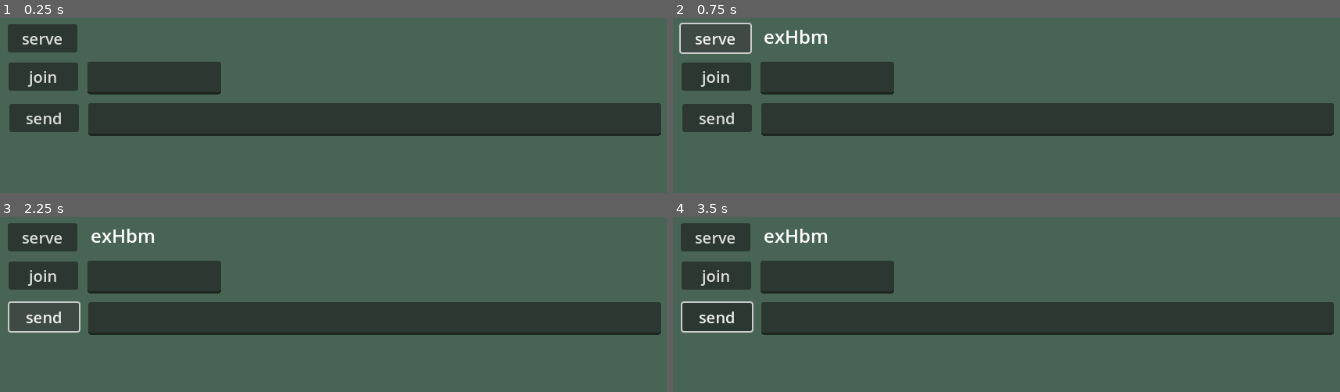
Above: before the commit, frames 1-4 (two rows, left to right).
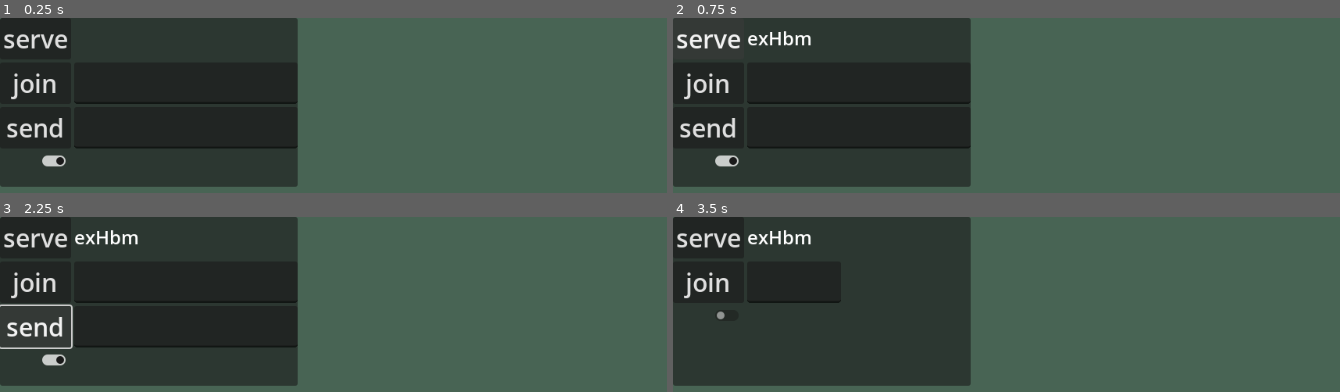
Above: after the commit, the same moments.

Repository: JosePedroDias/godot-peer-mp-with-tube
Game: Godot game, scene res://scenes/main.tscn
Same seed, same stepped clock (60 frames per second), same inputs: the game is played once before the commit and once after it.
Inputs (mouse positions are in pixels of both pictures, inside the frame that each line leads up to):
- Up to frame 1 (0.25 s): no input
- Up to frame 2 (0.75 s): click "serve" at 0.5 s
- Up to frame 3 (2.25 s): click "join" at 1.25 s; click "send" at 2 s
- Up to frame 4 (3.5 s): click (706, 360) at 2.77 s

The runs differ from the first frame. In frame 1, 40% of the frame differs, in the area x 0-100%, y 0-97%; in frame 2, 40%; in frame 3, 41%; in frame 4, 40%.

Commit message:
refactor p2p form

Diff:
--- a/scenes/main.tscn
+++ b/scenes/main.tscn
@@ -14,6 +14,8 @@
 context = ExtResource("2_0wfyh")
 metadata/_custom_type_script = "uid://cy006uvidc4y"
 
-[node name="P2Pform" parent="." instance=ExtResource("4_jyhfs")]
+[node name="Terrain" parent="." instance=ExtResource("5_tbgi4")]
 
-[node name="Terrain" parent="." instance=ExtResource("5_tbgi4")]
+[node name="CanvasLayer" type="CanvasLayer" parent="."]
+
+[node name="P2Pform" parent="CanvasLayer" instance=ExtResource("4_jyhfs")]
--- a/scenes/p2pform.tscn
+++ b/scenes/p2pform.tscn
@@ -1,58 +1,49 @@
-[gd_scene load_steps=2 format=3 uid="uid://xou70oxixef3"]
+[gd_scene load_steps=3 format=3 uid="uid://xou70oxixef3"]
 
+[ext_resource type="Theme" uid="uid://phsi48v7n15o" path="res://themes/my_theme.tres" id="1_7aom0"]
 [ext_resource type="Script" uid="uid://bv6xlwnihtru3" path="res://scripts/p2pform.gd" id="1_wabmg"]
 
-[node name="P2Pform" type="Node2D"]
+[node name="P2Pform" type="PanelContainer"]
+offset_right = 381.0
+offset_bottom = 216.0
+size_flags_horizontal = 4
+size_flags_vertical = 4
+theme = ExtResource("1_7aom0")
 script = ExtResource("1_wabmg")
 
-[node name="ServeLabel" type="Label" parent="."]
-offset_left = 116.0
-offset_top = 7.0
-offset_right = 286.0
-offset_bottom = 41.0
+[node name="GridContainer" type="GridContainer" parent="."]
+layout_mode = 2
+columns = 2
+
+[node name="ServeButton" type="Button" parent="GridContainer"]
+layout_mode = 2
+text = "serve"
+
+[node name="ServeLabel" type="Label" parent="GridContainer"]
+layout_mode = 2
 theme_override_font_sizes/font_size = 24
 
-[node name="ServeButton" type="Button" parent="."]
-offset_left = 10.0
-offset_top = 8.0
-offset_right = 99.0
-offset_bottom = 41.0
-theme_override_font_sizes/font_size = 20
-text = "serve"
-
-[node name="JoinButton" type="Button" parent="."]
-offset_left = 11.0
-offset_top = 57.0
-offset_right = 100.0
-offset_bottom = 93.0
-theme_override_font_sizes/font_size = 20
+[node name="JoinButton" type="Button" parent="GridContainer"]
+layout_mode = 2
 text = "join"
 
-[node name="ClientLineEdit" type="LineEdit" parent="."]
-offset_left = 112.0
-offset_top = 56.0
-offset_right = 283.0
-offset_bottom = 98.0
-theme_override_font_sizes/font_size = 24
+[node name="ClientLineEdit" type="LineEdit" parent="GridContainer"]
+layout_mode = 2
 
-[node name="SendButton" type="Button" parent="."]
-offset_left = 12.0
-offset_top = 110.0
-offset_right = 101.0
-offset_bottom = 146.0
-theme_override_font_sizes/font_size = 20
+[node name="SendButton" type="Button" parent="GridContainer"]
+layout_mode = 2
 text = "send"
 
-[node name="SendLineEdit" type="LineEdit" parent="."]
-offset_left = 113.0
-offset_top = 109.0
-offset_right = 846.0
-offset_bottom = 151.0
-theme_override_font_sizes/font_size = 24
+[node name="SendLineEdit" type="LineEdit" parent="GridContainer"]
+layout_mode = 2
+size_flags_horizontal = 3
 
-[node name="LogLabel" type="Label" parent="."]
-offset_left = 13.0
-offset_top = 160.0
-offset_right = 846.0
-offset_bottom = 484.0
-theme_override_font_sizes/font_size = 24
+[node name="DismissButton" type="CheckButton" parent="GridContainer"]
+layout_mode = 2
+size_flags_vertical = 0
+button_pressed = true
+
+[node name="LogLabel" type="Label" parent="GridContainer"]
+layout_mode = 2
+size_flags_horizontal = 3
+size_flags_vertical = 2
--- a/scripts/main.gd
+++ b/scripts/main.gd
@@ -2,7 +2,7 @@
 extends Node2D
 
 @onready var tube_client: TubeClient = $TubeClient
-@onready var form: P2pform = $P2Pform
+@onready var form: P2pform = $CanvasLayer/P2Pform
 @onready var terrain: Terrain = $Terrain
 
 var peer_data: Dictionary[String, PeerData] = {}
--- a/scripts/p2pform.gd
+++ b/scripts/p2pform.gd
@@ -1,15 +1,16 @@
 class_name P2pform
-extends Node2D
+extends PanelContainer
 
-@onready var serve_btn: Button = $ServeButton
-@onready var join_btn: Button = $JoinButton
-@onready var send_btn: Button = $SendButton
+@onready var serve_btn: Button = $GridContainer/ServeButton
+@onready var join_btn: Button = $GridContainer/JoinButton
+@onready var send_btn: Button = $GridContainer/SendButton
+@onready var dismiss_btn: CheckButton = $GridContainer/DismissButton
 
-@onready var serve_lbl: Label = $ServeLabel
-@onready var log_lbl: Label = $LogLabel
+@onready var serve_lbl: Label = $GridContainer/ServeLabel
+@onready var log_lbl: Label = $GridContainer/LogLabel
 
-@onready var send_ed: LineEdit = $SendLineEdit
-@onready var client_ed: LineEdit = $ClientLineEdit
+@onready var send_ed: LineEdit = $GridContainer/SendLineEdit
+@onready var client_ed: LineEdit = $GridContainer/ClientLineEdit
 
 var tube_client: TubeClient
 var peer_data: Dictionary
@@ -19,71 +20,86 @@
 	join_btn.pressed.connect(_on_join_btn_pressed)
 	send_btn.pressed.connect(_on_send_btn_pressed)
 	send_ed.text_submitted.connect(_on_send_ed_text_submitted)
+	dismiss_btn.toggled.connect(_on_dismiss_btn_toggled)
 
 func set_tube_client(tc: TubeClient) -> void:
 	tube_client = tc
+
+	if tube_client._local_signaling_peer:
+		tube_client._local_signaling_peer.data_sent.connect(_on_data_sent)
+		tube_client._local_signaling_peer.received_data.connect(_on_received_data)
+
 	tube_client.session_created.connect(_on_session_created)
 	tube_client.session_joined.connect(_on_session_joined)
 	tube_client.session_left.connect(_on_session_left)
 	tube_client.peer_connected.connect(_on_peer_connected)
 	tube_client.peer_disconnected.connect(_on_peer_disconnected)
 
-func _on_serve_btn_pressed():
+func _on_serve_btn_pressed() -> void:
 	"""player decided to host. will set a session for others to join to"""
+	serve_btn.release_focus()  # Remove focus to prevent space key from toggling button
 	tube_client.create_session()
 	serve_lbl.text = tube_client.session_id
 	DisplayServer.clipboard_set(tube_client.session_id)
 	DisplayServer.window_set_title("hosting session: " + tube_client.session_id)
 
-func _on_join_btn_pressed():
+func _on_join_btn_pressed() -> void:
 	"""player decided to be a client and join a session from elsewhere"""
+	join_btn.release_focus()  # Remove focus to prevent space key from toggling button
 	var session_id: String = client_ed.text
 	if session_id.length() > 0:
 		tube_client.join_session(session_id)
 	else:
 		OS.alert("fill the session id first!")
 
-func _on_peer_connected(id):
+func _on_peer_connected(id: int) -> void:
 	"""fired on all players"""
 	peer_data.set(str(id), PeerData.new())
 	print("peer connected: ", str(id), ", connected now to ", str(peer_data.size()), " peers")
 
-func _on_peer_disconnected(id):
+func _on_peer_disconnected(id: int) -> void:
 	"""fired on all players"""
 	peer_data.erase(str(id))
 	print("peer disconnected: ", str(id), " , connected now to ", str(peer_data.size()), " peers")
 
-func _on_send_btn_pressed():
+func _on_send_btn_pressed() -> void:
 	"""let's send a message (to everyone)"""
 	var msg: String = send_ed.text
 	transfer_some_input.rpc(msg)
 	send_ed.text = ""
 
-func _on_send_ed_text_submitted(msg: String):
+func _on_send_ed_text_submitted(msg: String) -> void:
 	"""let's send a message (to everyone)"""
 	transfer_some_input.rpc(msg)
 	send_ed.text = ""
 
-func _on_session_created():
+func _on_dismiss_btn_toggled(mode: bool) -> void:
+	dismiss_btn.release_focus()  # Remove focus to prevent space key from toggling button
+	print("_on_dismiss_btn_toggled ", mode)
+	send_btn.visible = mode
+	send_ed.visible = mode
+	log_lbl.visible = mode
+
+func _on_session_created() -> void:
 	"""show be triggered on the host once session was obtained"""
 	_log("(host) session created")
 	_hide_forms()
 
-func _on_session_joined():
+func _on_session_joined() -> void:
 	"""triggered on a client once they connect to the game"""
 	_log("(client) session joined")
 	DisplayServer.window_set_title("joined session: " + tube_client.session_id)
 	_hide_forms()
 
-func _on_session_left():
+func _on_session_left() -> void:
 	"""never saw this happening?"""
 	_log("session left")
 
-func _log(msg: String):
+func _log(msg: String) -> void:
 	print(msg)
 	log_lbl.text += "\n" + msg
 
-func _hide_forms():
+func _hide_forms() -> void:
 	serve_btn.visible = false
 	join_btn.visible = false
 	serve_lbl.visible = false # optional
@@ -93,8 +109,17 @@
 
 # call local is required if the server is also a player.
 @rpc("any_peer", "call_local", "reliable")
-func transfer_some_input(txt: String):
+func transfer_some_input(txt: String) -> void:
 	"""everyone sends to everyone"""
 	if txt.length() == 0: return
 	var sender_id = str(multiplayer.get_remote_sender_id())
 	_log(sender_id + ": " + txt)
+	send_ed.call_deferred("grab_focus") # TODO not working?
+
+####
+
+func _on_data_sent(data: Dictionary, addr: String) -> void:
+	print("data_sent\n", data, "\n", addr)
+
+func _on_received_data(data: Variant, addr: String) -> void:
+	print("received_data\n", data, "\n", addr)
--- /dev/null
+++ b/themes/my_theme.tres
@@ -0,0 +1,8 @@
+[gd_resource type="Theme" format=3 uid="uid://phsi48v7n15o"]
+
+[resource]
+Button/font_sizes/font_size = 32
+CheckButton/font_sizes/font_size = 32
+Label/font_sizes/font_size = 30
+LineEdit/font_sizes/font_size = 30
+TextEdit/font_sizes/font_size = 32
